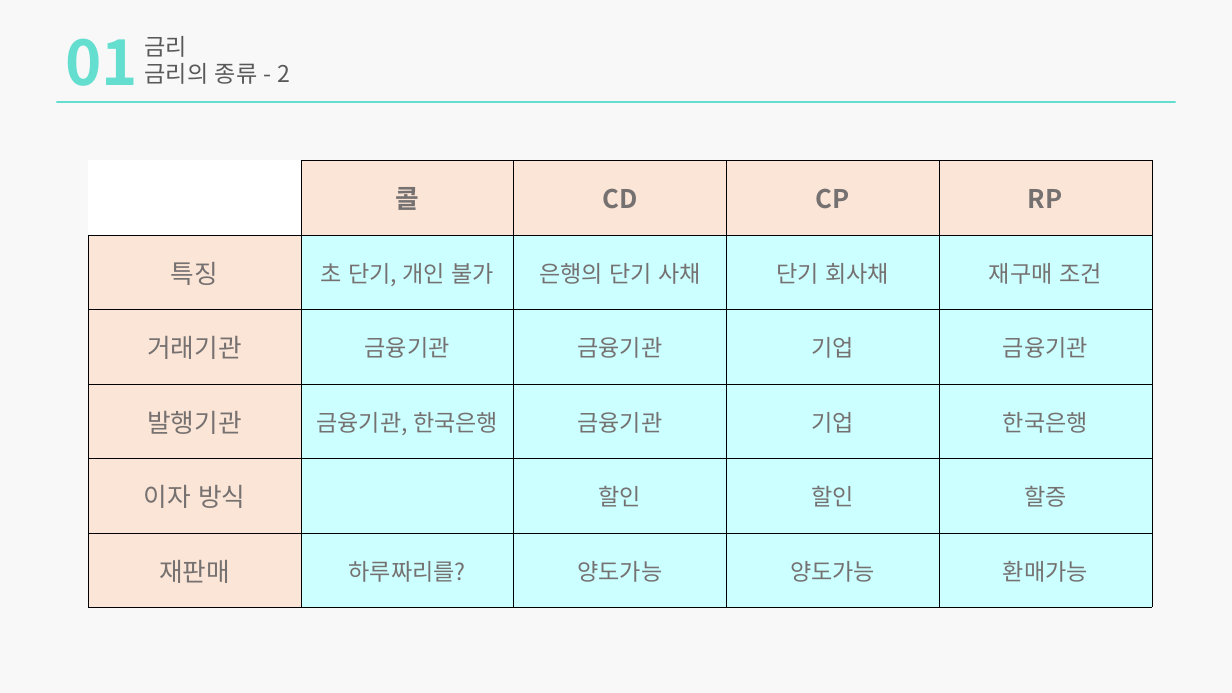
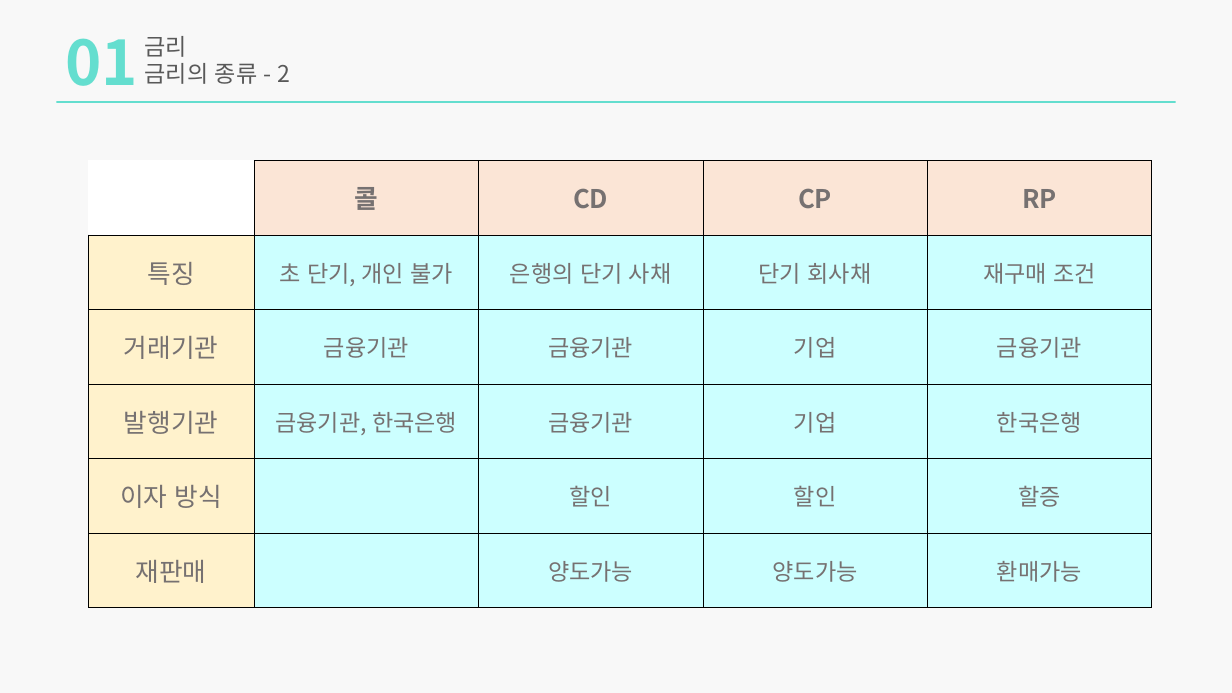
Before and after one commit to zndrke/Financial-Product, a slide deck: slide 5 of 금리채권/금리,채권,FRN.pptx. Drawn at 1232x693 pixels with LibreOffice and Linux fonts; fonts in the diff are those of the drawing. Boxes give left, top, right and bottom in pixels: in the first picture for what was removed or moved away, otherwise in the second. Text is boxed around its words. In the diff, an @@ line names an element or a change of style, - is before the commit and + after.

```diff
--- a/금리채권/금리,채권,FRN.pptx
+++ b/금리채권/금리,채권,FRN.pptx
@@ table at [88, 160, 1153, 607] @@
-row 6, column 2: 하루짜리를?
+row 6, column 2: 
@@ fill #FBE5D6 to #FFF2CC in 5 cells @@
```
Also in this commit, not shown: 4 other slides changed, 8 slides added, 2 other files.
